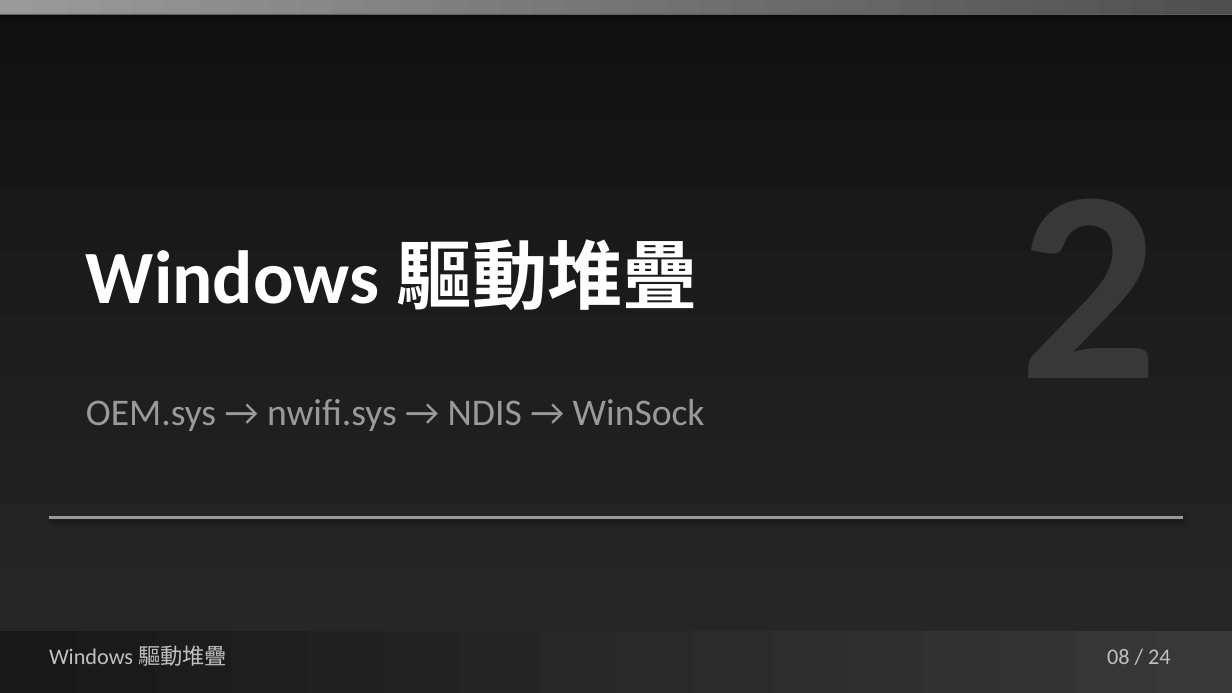
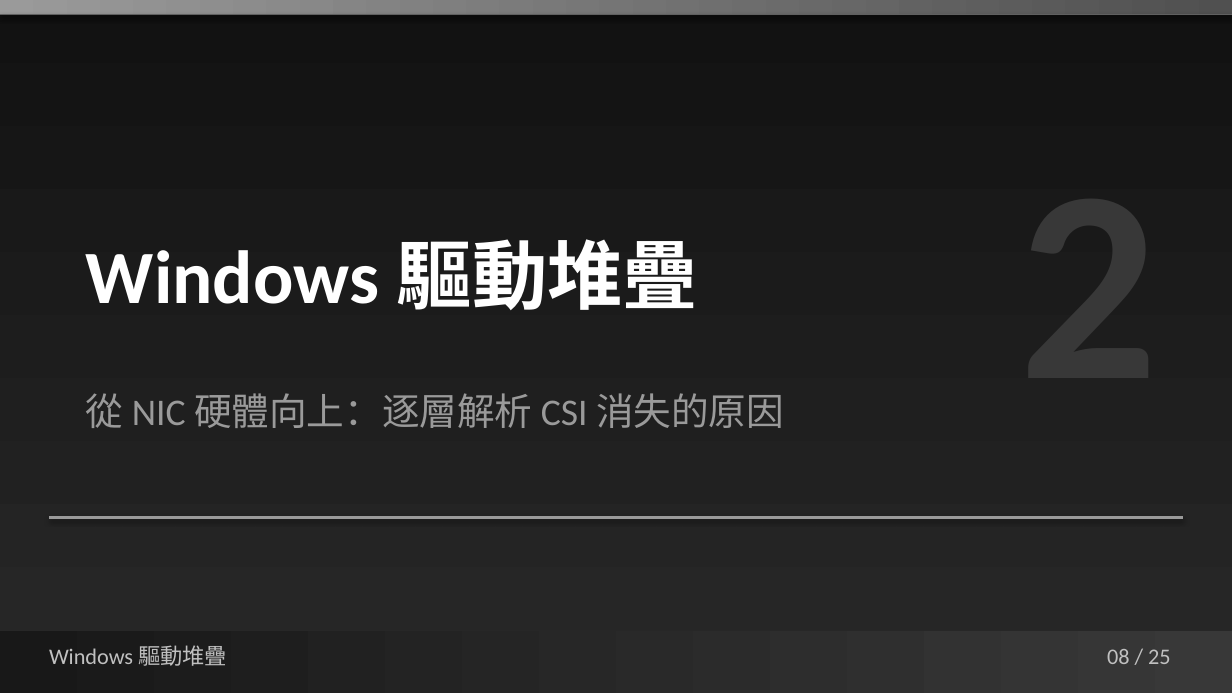
Before and after one commit to jacky92219-cell/network-ppt-project, a slide deck: slide 8 of output/network-card-csi-v5.1.pptx. Drawn at 1232x693 pixels with LibreOffice and Linux fonts; fonts in the diff are those of the drawing. Boxes give left, top, right and bottom in pixels: in the first picture for what was removed or moved away, otherwise in the second. Text is boxed around its words. In the diff, an @@ line names an element or a change of style, - is before the commit and + after.

```diff
--- a/output/network-card-csi-v5.1.pptx
+++ b/output/network-card-csi-v5.1.pptx
@@ text at [86,393,784,428]: text changed @@
-OEM.sys → nwifi.sys → NDIS → WinSock
+從 NIC 硬體向上：逐層解析 CSI 消失的原因
@@ text at [1107,649,1171,664]: text changed @@
-08 / 24
+08 / 25
```
Also in this commit, not shown: 23 other slides changed, 1 slide added, 3 other files.
